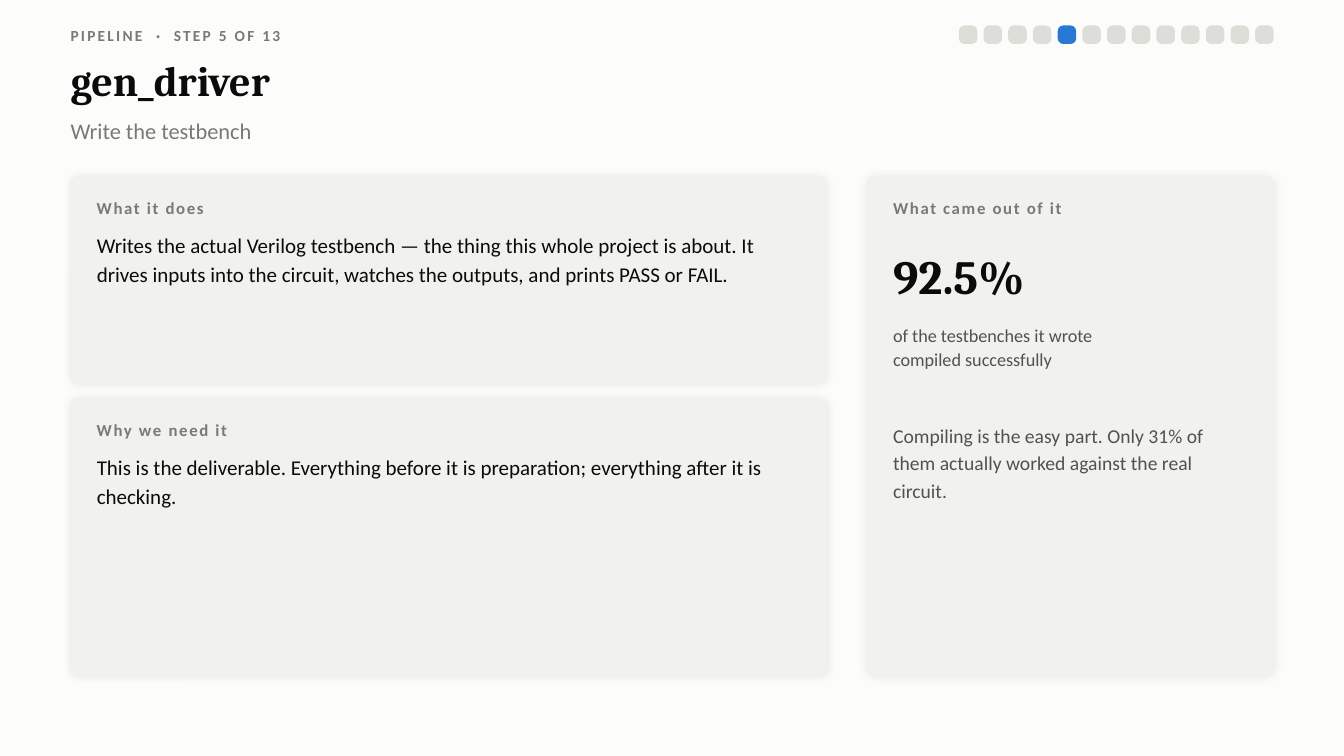
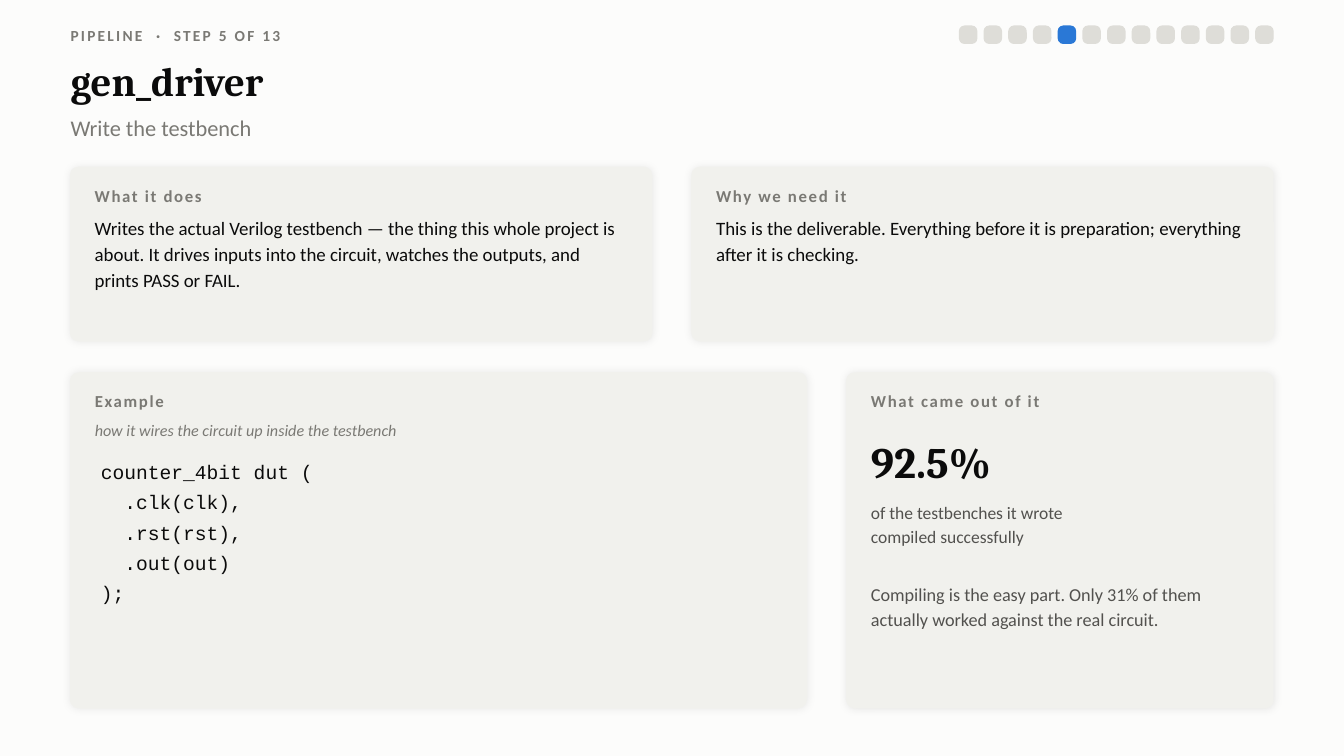
Before and after one commit to Sawaiz-zip/agentic-verilog-testbench, a slide deck: slide 11 of docs/presentation.pptx. Drawn at 1344x756 pixels with LibreOffice and Linux fonts; fonts in the diff are those of the drawing. Boxes give left, top, right and bottom in pixels: in the first picture for what was removed or moved away, otherwise in the second. Text is boxed around its words. In the diff, an @@ line names an element or a change of style, - is before the commit and + after.

```diff
--- a/docs/presentation.pptx
+++ b/docs/presentation.pptx
@@ text "gen_driver" at [71,68,264,105]: size 30 to 29 pt @@
@@ rounded rectangle: place and size @@
-rounded rectangle at [71,176,827,383]
+rounded rectangle at [71,167,651,341]
@@ rounded rectangle added at [693,167,1273,341], fill #F1F1ED, outline #F1F1ED 1 pt @@
@@ text "What it does": place and size @@
-text "What it does" at [97,202,204,214]
+text "What it does" at [95,190,202,202]
@@ text "Why we need it": place and size @@
-text "Why we need it" at [97,424,227,439]
+text "Why we need it" at [716,190,847,205]
@@ text "Writes the actual Verilog testbench ...": place and size @@
-text "Writes the actual Verilog testbench ..." at [97,238,753,286]
+text "Writes the actual Verilog testbench ..." at [95,222,615,290]
@@ text "Writes the actual Verilog testbench ..." at [95,222,615,290]: size 15 to 13.5 pt; line spacing 1.16 to 1.14 @@
@@ text "This is the deliverable. Everything ..." at [716,222,1240,265]: size 15 to 13.5 pt; line spacing 1.16 to 1.14 @@
@@ text "This is the deliverable. Everything ...": place and size @@
-text "This is the deliverable. Everything ..." at [97,460,761,508]
+text "This is the deliverable. Everything ..." at [716,222,1240,265]
@@ rounded rectangle: place and size @@
-rounded rectangle at [71,398,827,676]
+rounded rectangle at [71,373,807,708]
@@ proportions changed in 3 elements at [71,167,651,341], [71,373,807,708], [847,373,1273,708] @@
@@ rounded rectangle: place and size @@
-rounded rectangle at [867,176,1273,676]
+rounded rectangle at [847,373,1273,708]
@@ text "What came out of it": place and size @@
-text "What came out of it" at [893,202,1062,214]
+text "What came out of it" at [871,395,1040,407]
@@ text added at [95,395,164,410], 12 pt, text #7A7974, bold @@
+Example
@@ text added at [95,425,397,439], 11.5 pt, text #7A7974, italic @@
+how it wires the circuit up inside the testbench
@@ text "92.5%": place and size @@
-text "92.5%" at [893,261,1025,295]
+text "92.5%" at [871,448,991,479]
@@ text "92.5%" at [871,448,991,479]: size 34 to 31 pt @@
@@ text added at [101,465,289,574], 14 pt, text #0B0B0B @@
+counter_4bit dut (
+.clk(clk),
+.rst(rst),
+.out(out)
+);
@@ text "of the testbenches it wrote": place and size @@
-text "of the testbenches it wrote" at [893,329,1093,369]
+text "of the testbenches it wrote" at [871,507,1063,546]
@@ text "of the testbenches it wrote" at [871,507,1063,546]: size 13 to 12.5 pt @@
@@ text "Compiling is the easy part. ...": place and size @@
-text "Compiling is the easy part. ..." at [893,429,1203,498]
+text "Compiling is the easy part. ..." at [871,588,1201,629]
@@ text "Compiling is the easy part. ..." at [871,588,1201,629]: size 14 to 13 pt @@
```
Also in this commit, not shown: 12 other slides changed, 1 other file.
